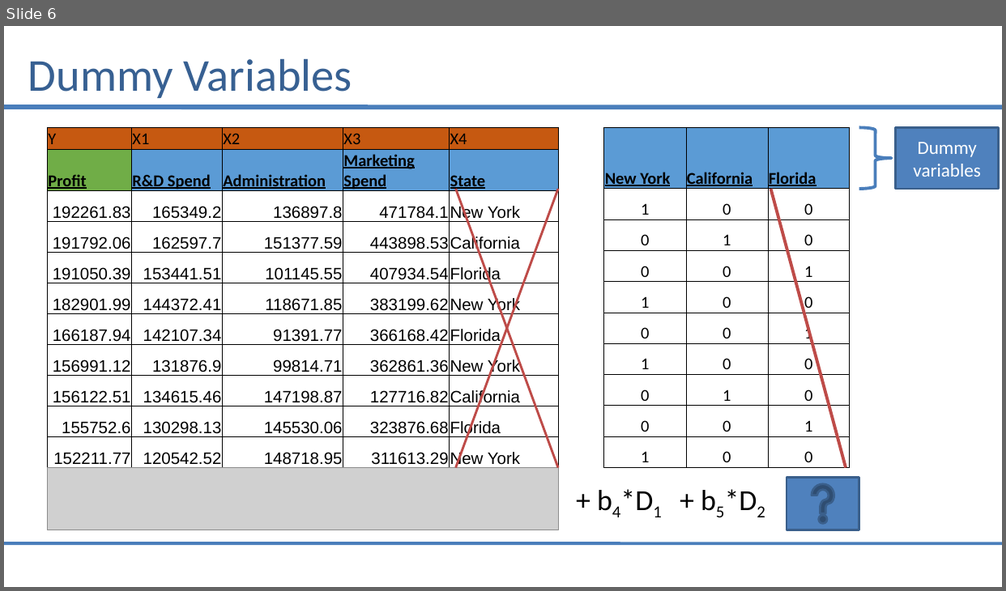
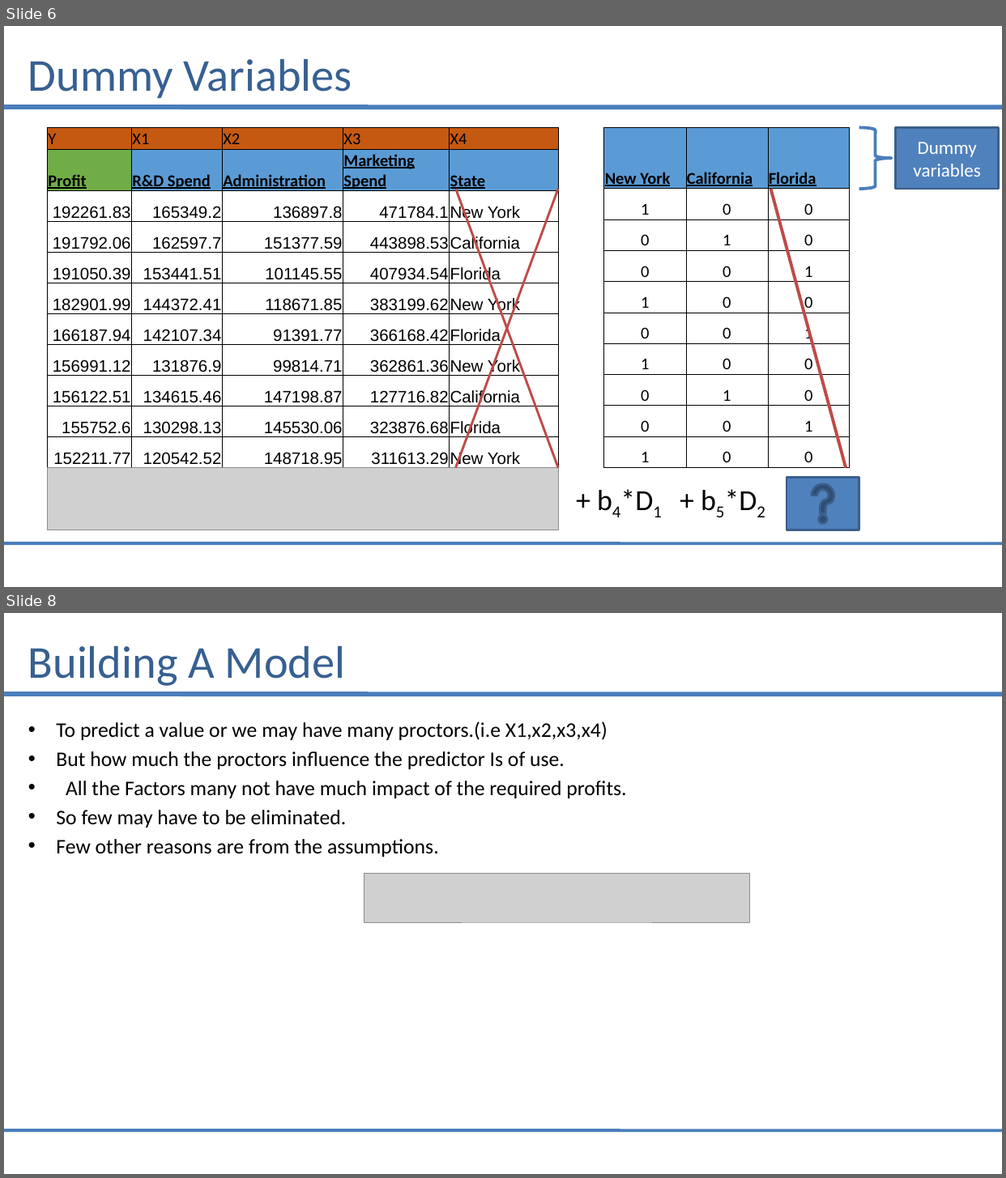
Before and after one commit to saiprasad94/DataSciencePython, a slide deck: Multiple_Linear_Regression/Multiple_linear_Regression.pptx. Shown one above the other, each under a label of ours: slide 6 before the commit, slides 6 and 8 after it; the slides between them are not shown. The pictures are 1006x591 and 1006x1178 pixels, drawn with LibreOffice and Linux fonts; fonts in the diff are those of the drawing; grey boxes stand for pictures. Boxes give left, top, right and bottom in pixels: in the first picture for what was removed or moved away, otherwise in the second. Text is boxed around its words. In the diff, an @@ line names an element or a change of style, - is before the commit and + after.

```diff
--- a/Multiple_Linear_Regression/Multiple_linear_Regression.pptx
+++ b/Multiple_Linear_Regression/Multiple_linear_Regression.pptx
@@ slide 8 added at [4,613,1002,1174], background #FFFFFF; not listed: 2 template elements that a slide beside it also shows @@
@@ title added at [28,645,346,686], 44 pt, text #376092 @@
+Building A Model
@@ text added at [56,722,626,857], 20 pt, text #000000 @@
+• To predict a value or we may have many proctors.(i.e X1,x2,x3,x4)
+• But how much the proctors influence the predictor Is of use.
+• All the Factors many not have much impact of the required profits.
+• So few may have to be eliminated.
+• Few other reasons are from the assumptions.
@@ picture added at [364,874,750,922] @@
```
Also in this commit, not shown: 2 slides changed, 6 other slides added.
